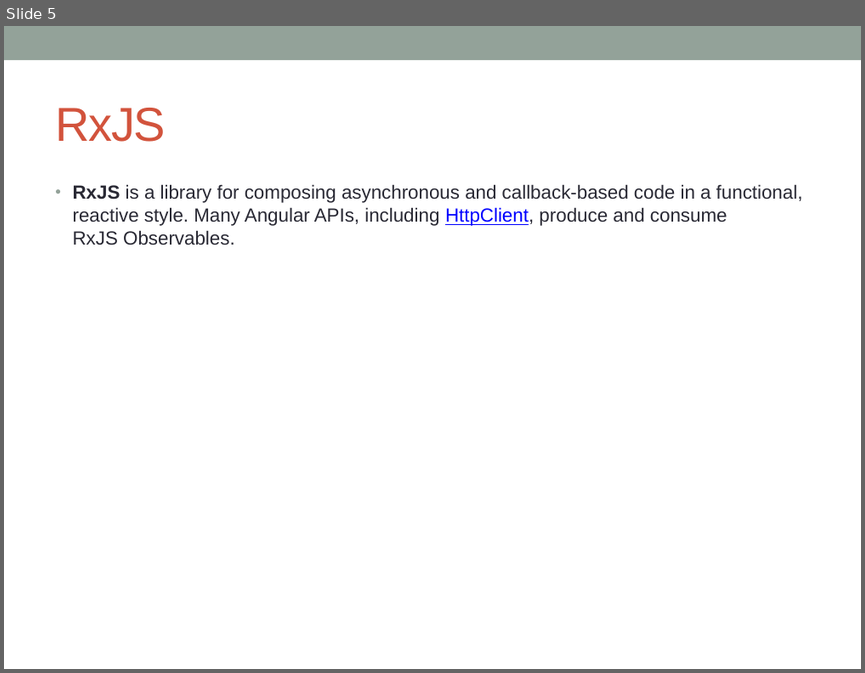
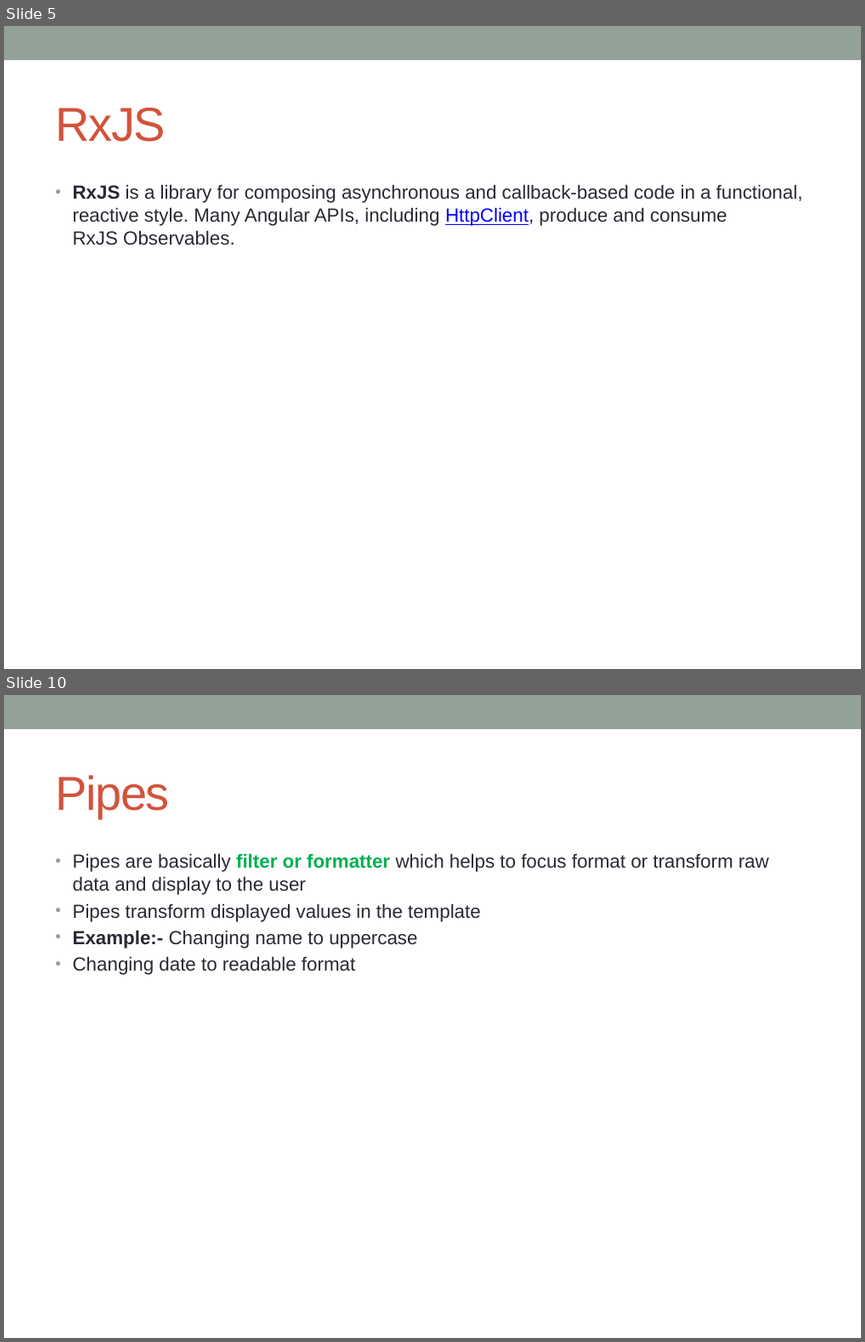
Before and after one commit to notionquest/ProjectDocumentation, a slide deck: Angular.pptx. Shown one above the other, each under a label of ours: slide 5 before the commit, slides 5 and 10 after it; the slides between them are not shown. The pictures are 865x673 and 865x1342 pixels, drawn with LibreOffice and Linux fonts; fonts in the diff are those of the drawing. Boxes give left, top, right and bottom in pixels: in the first picture for what was removed or moved away, otherwise in the second. Text is boxed around its words. In the diff, an @@ line names an element or a change of style, - is before the commit and + after.

```diff
--- a/Angular.pptx
+++ b/Angular.pptx
@@ slide 10 added at (4,695,861,1338), background #FFFFFF; not listed: 1 template element that a slide beside it also shows @@
@@ title added at (55,775,169,818), 40 pt, text #D2533C @@
+Pipes
@@ text added at (73,853,769,975), 16 pt, text #292934 @@
+• Pipes are basically filter or formatter which helps to focus format or transform raw data and display to the user
+• Pipes transform displayed values in the template
+• Example:- Changing name to uppercase
+• Changing date to readable format
```
Also in this commit, not shown: 2 slides changed, 5 other slides added.
